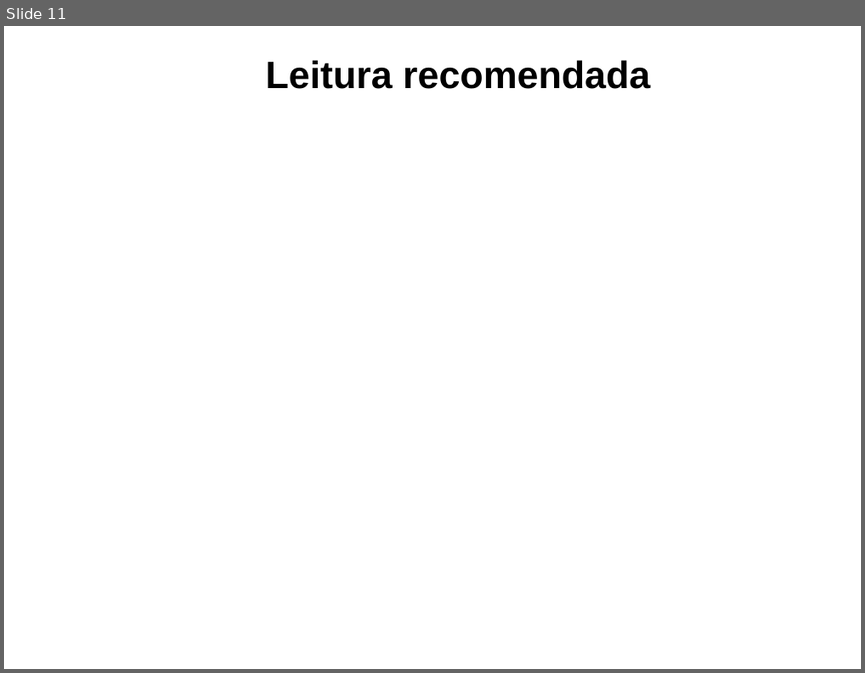
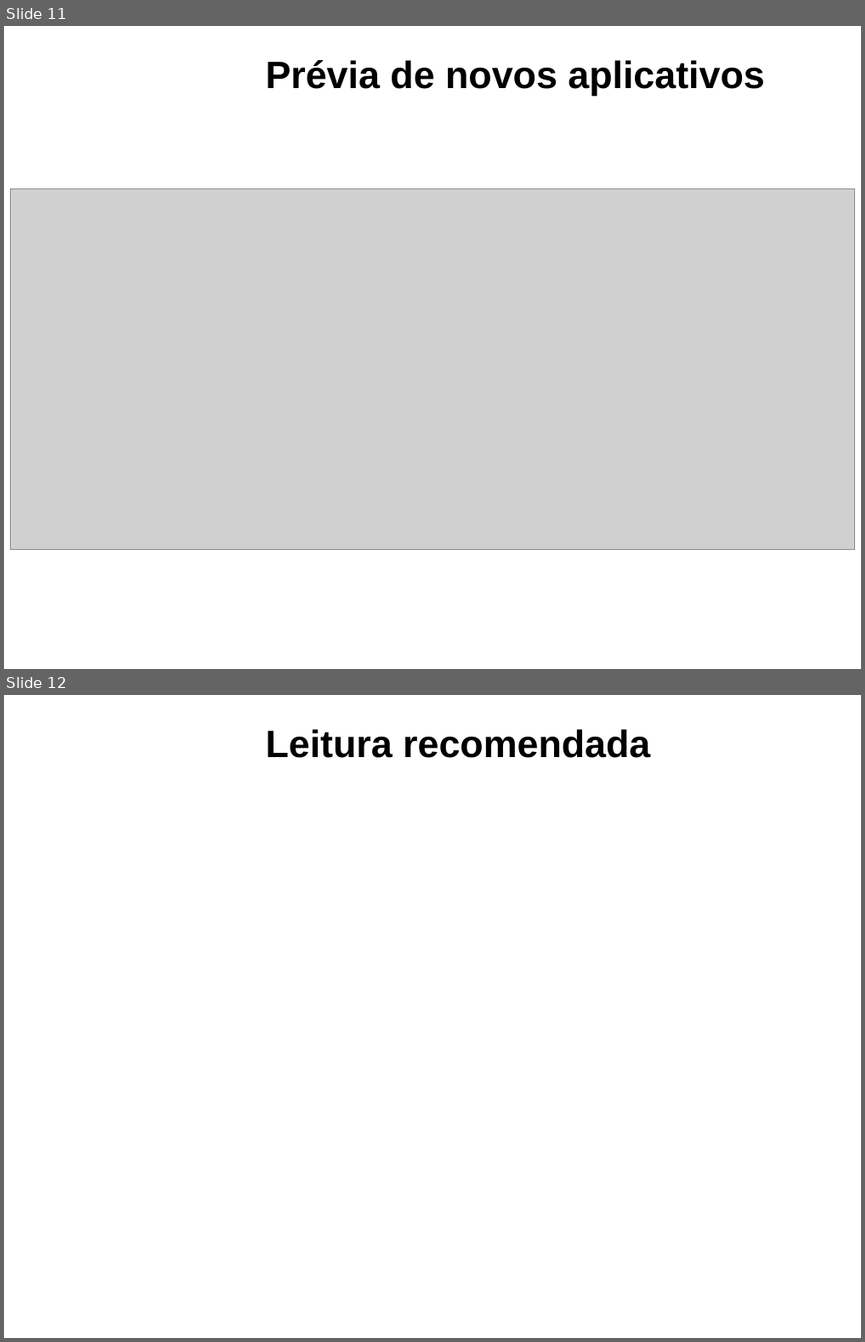
Before and after one commit to adorilson/MyTalks, a slide deck: gnome_3.12/gnome_3.12.odp. Shown one above the other, each under a label of ours: slide 11 before the commit, slides 11 and 12 after it. The pictures are 865x673 and 865x1342 pixels, drawn with LibreOffice and Linux fonts; fonts in the diff are those of the drawing; grey boxes stand for pictures; background and template pictures are left out. Boxes give left, top, right and bottom in pixels: in the first picture for what was removed or moved away, otherwise in the second. Text is boxed around its words. In the diff, an @@ line names an element or a change of style, - is before the commit and + after.

Commit message:
Slide 'Previa de novos aplicativos'

```diff
--- a/gnome_3.12/gnome_3.12.odp
+++ b/gnome_3.12/gnome_3.12.odp
@@ slide 11 added at [4, 26, 861, 669], background #FFFFFF @@
@@ title added at [266, 60, 764, 96], 32 pt, text #000000, bold @@
+Prévia de novos aplicativos
@@ picture added at [10, 189, 854, 549] @@
@@ what was slide 11 is now slide 12 @@
```
